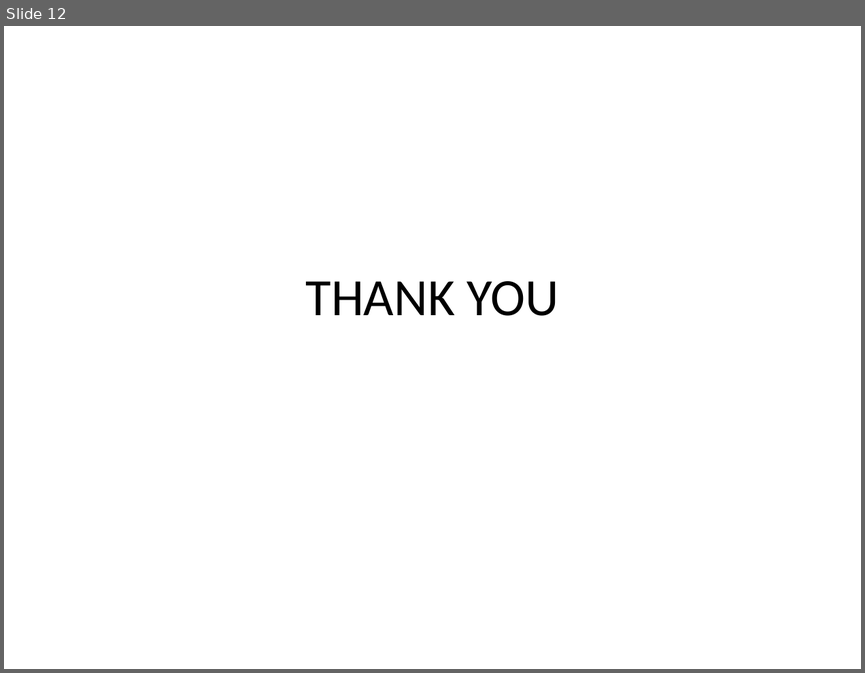
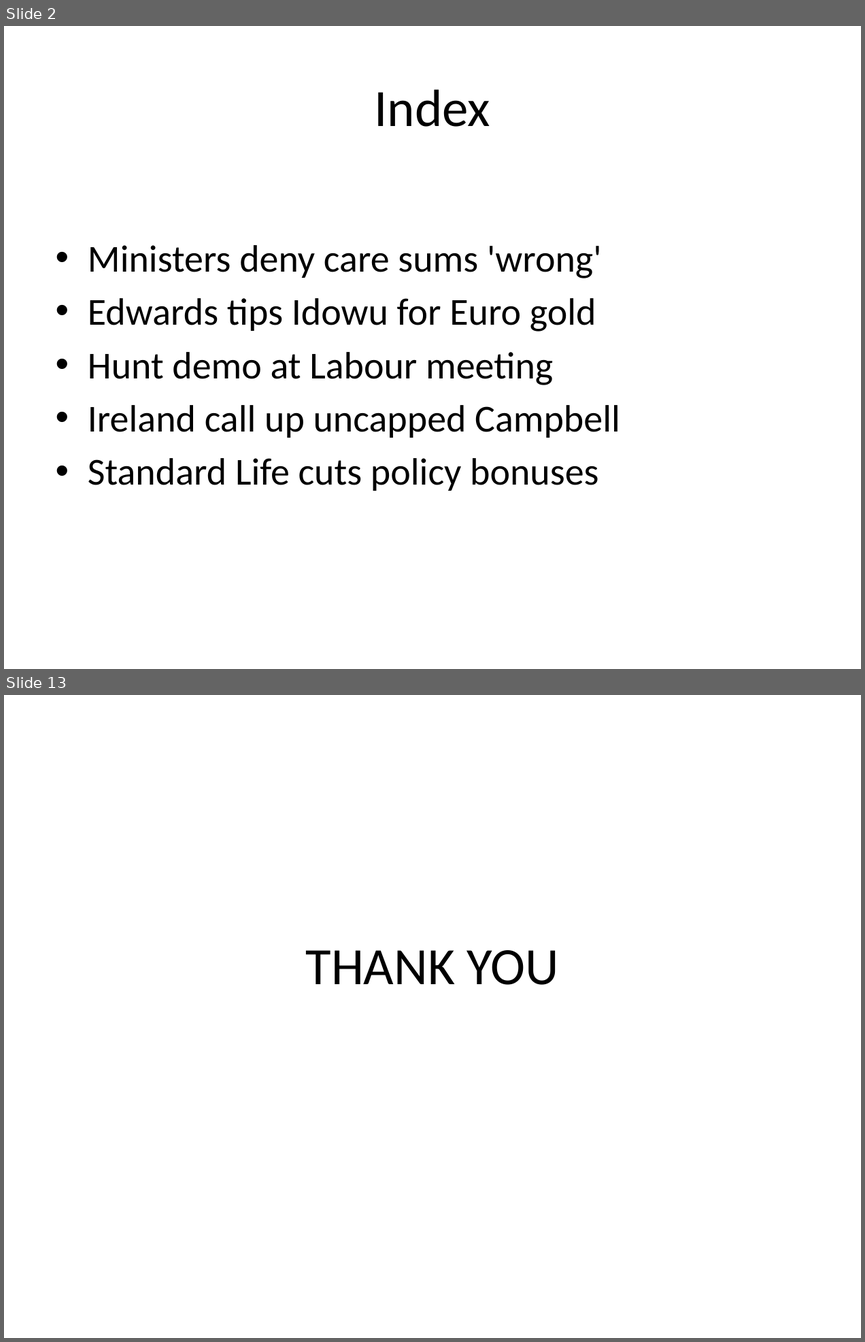
Before and after one commit to MayankVachher/Shortie, a slide deck: title.pptx. Shown one above the other, each under a label of ours: slide 12 before the commit, slides 2 and 13 after it; the slides between them are not shown. The pictures are 865x673 and 865x1342 pixels, drawn with LibreOffice and Linux fonts; fonts in the diff are those of the drawing. Boxes give left, top, right and bottom in pixels: in the first picture for what was removed or moved away, otherwise in the second. Text is boxed around its words. In the diff, an @@ line names an element or a change of style, - is before the commit and + after.

Commit message:
added index slide

```diff
--- a/title.pptx
+++ b/title.pptx
@@ slide 2 added at [4,26,861,669], background #FFFFFF @@
@@ title added at [375,89,491,127], 44 pt, text #000000 @@
+Index
@@ text added at [88,245,620,490], 32 pt, text #000000 @@
+• Ministers deny care sums 'wrong'
+• Edwards tips Idowu for Euro gold
+• Hunt demo at Labour meeting
+• Ireland call up uncapped Campbell
+• Standard Life cuts policy bonuses
@@ what was slide 12 is now slide 13 @@
```
Also in this commit, not shown: 11 other slides added, 11 slides removed, 12 other files.
